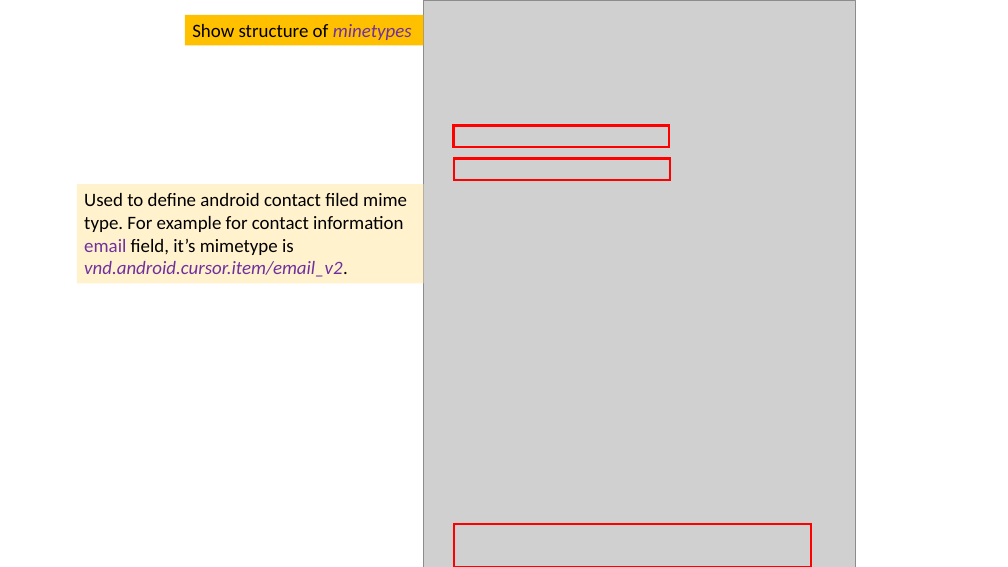
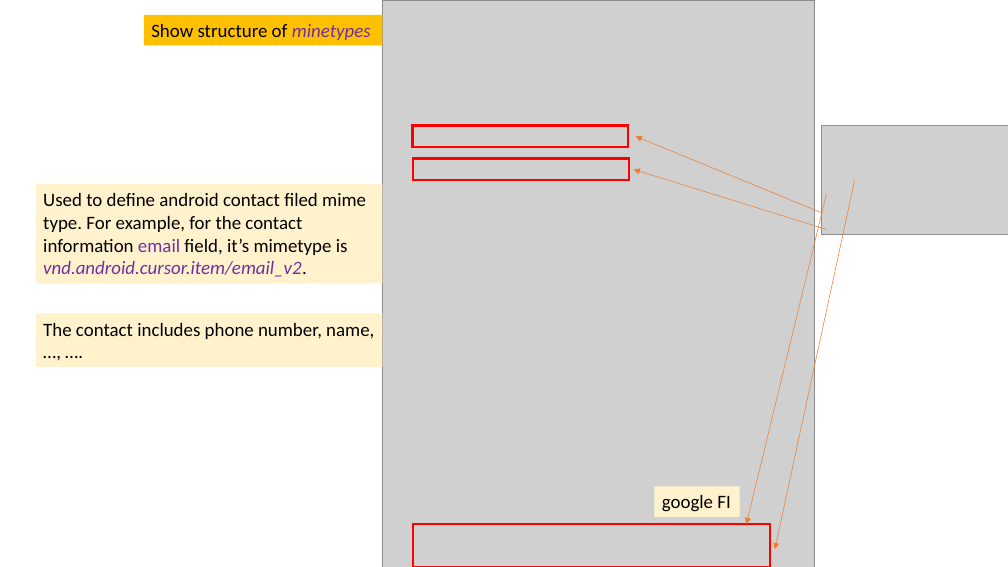
Before and after one commit to frankwxu/digital-forensics-lab, a slide deck: slide 16 of Andriod10/5_1_2_AOSP_App_Investigations_Contacts.pptx. Drawn at 1008x567 pixels with LibreOffice and Linux fonts; fonts in the diff are those of the drawing; grey boxes stand for pictures; background and template pictures are left out. Boxes give left, top, right and bottom in pixels: in the first picture for what was removed or moved away, otherwise in the second. Text is boxed around its words. In the diff, an @@ line names an element or a change of style, - is before the commit and + after.

```diff
--- a/Andriod10/5_1_2_AOSP_App_Investigations_Contacts.pptx
+++ b/Andriod10/5_1_2_AOSP_App_Investigations_Contacts.pptx
@@ arrow added from (822, 212) to (636, 136), #ED7D31 0.5 pt @@
@@ picture added at bbox=[822, 126, 1008, 234] @@
@@ arrow added from (827, 229) to (634, 169), #ED7D31 0.5 pt @@
@@ text in rectangle at bbox=[43, 193, 366, 277]: text changed @@
-Used to define android contact filed mime type. For example for contact information email field, it’s mimetype is vnd.android.cursor.item/email_v2.
+Used to define android contact filed mime type. For example, for the contact information email field, it’s mimetype is vnd.android.cursor.item/email_v2.
@@ arrow added from (827, 194) to (746, 524), #ED7D31 0.5 pt @@
@@ arrow added from (855, 181) to (775, 550), #ED7D31 0.5 pt @@
@@ rectangle added at bbox=[36, 314, 383, 368], fill #FFF2CC, 18 pt, text #000000 @@
+The contact includes phone number, name, …, ….
@@ rectangle added at bbox=[655, 486, 740, 516], fill #FFF2CC, 18 pt, text #000000 @@
+google FI
@@ 5 rectangles, 1 picture: place and size @@
-5 rectangles, 1 picture at bbox=[77, 0, 856, 567]
+5 rectangles, 1 picture at bbox=[36, 0, 815, 567]
```
Also in this commit, not shown: 3 other slides changed, 3 other files.
